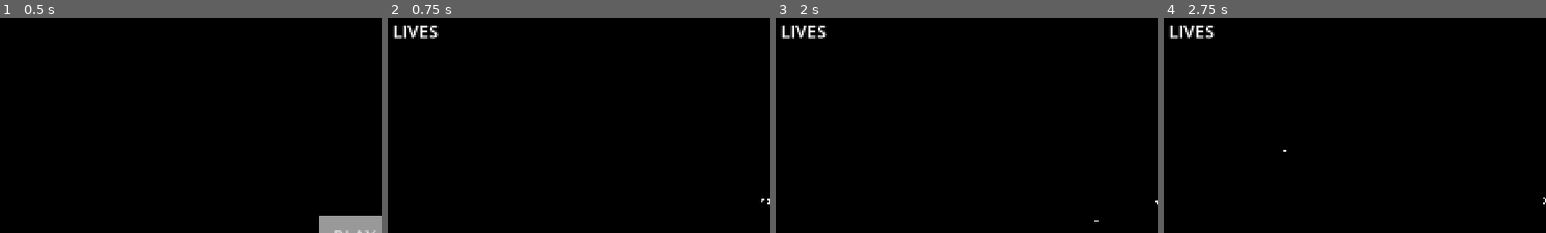
Above: before the commit, frames 1-4 (left to right).
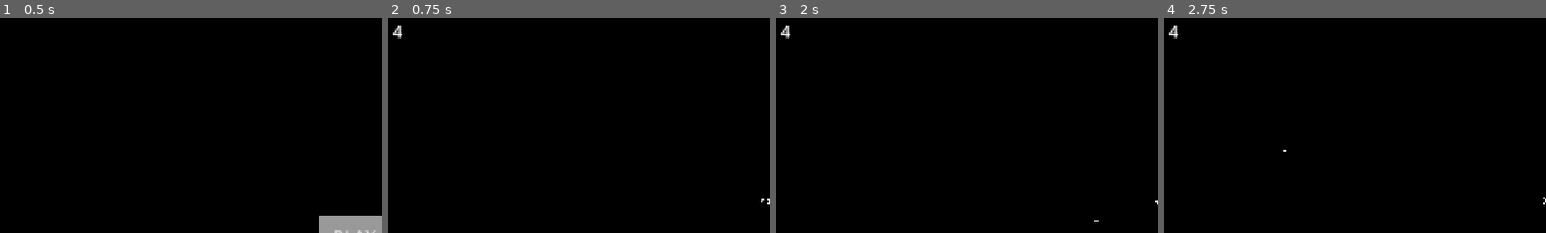
Above: after the commit, the same moments.

Repository: VI6IX/asteroidestroy
Game: Godot game, scene res://scenes/main_menu.tscn
The game is run twice, just before and just after one commit, with the same random seed, the same clock (stepped at 60 frames per second) and the same inputs.
Inputs:
- Up to frame 1 (0.5 s): no input
- Up to frame 2 (0.75 s): click "PLAY GAME" at 0.5 s
- Up to frame 3 (2 s): tap Enter at 1.25 s; hold D (pan_Right) from 1.28 s (still down); hold Space (shoot) from 1.28 s (still down)
- Up to frame 4 (2.75 s): release D (pan_Right) at 2.03 s; release Space (shoot) at 2.03 s; hold A (pan_Left) from 2.03 s (still down); tap Space (shoot) at 2.1 s
The pictures show only the part of the screen within x 0-50%, y 7-57%; the shares and areas given below are measured in that part.

Frame 1 is identical in both runs. In frame 2, 0.5% of the frame differs, in the area x 1-14%, y 3-10%; in frame 3, 0.5%; in frame 4, 0.5%.

Commit message:
feat: add score and lives to GUI

Diff:
--- a/project.godot
+++ b/project.godot
@@ -23,8 +23,10 @@
 
 window/size/viewport_width=1366
 window/size/viewport_height=768
-window/size/mode=2
+window/size/initial_position_type=0
+window/size/initial_position=Vector2i(0, -200)
 window/stretch/mode="canvas_items"
+window/defaults/default_clear_color=Color(0.3, 0.3, 0.3, 1)
 
 [input]
 
--- a/scripts/game_ui.gd
+++ b/scripts/game_ui.gd
@@ -2,8 +2,7 @@
 
 @onready var score_value : Label = %"Score Value"
 @onready var lives_value: Label = %"Lives Value"
-@onready var SCORE : int = GLOBAL_VARIABLES.score;
-@onready var PLAYER_LIVES : int = GLOBAL_VARIABLES.PLAYER_LIVES;
 
 func _process(_delta: float) -> void:
-	score_value.text = str(SCORE);
+	score_value.text = str(GLOBAL_VARIABLES.score);
+	lives_value.text = str(GLOBAL_VARIABLES.PLAYER_LIVES);
